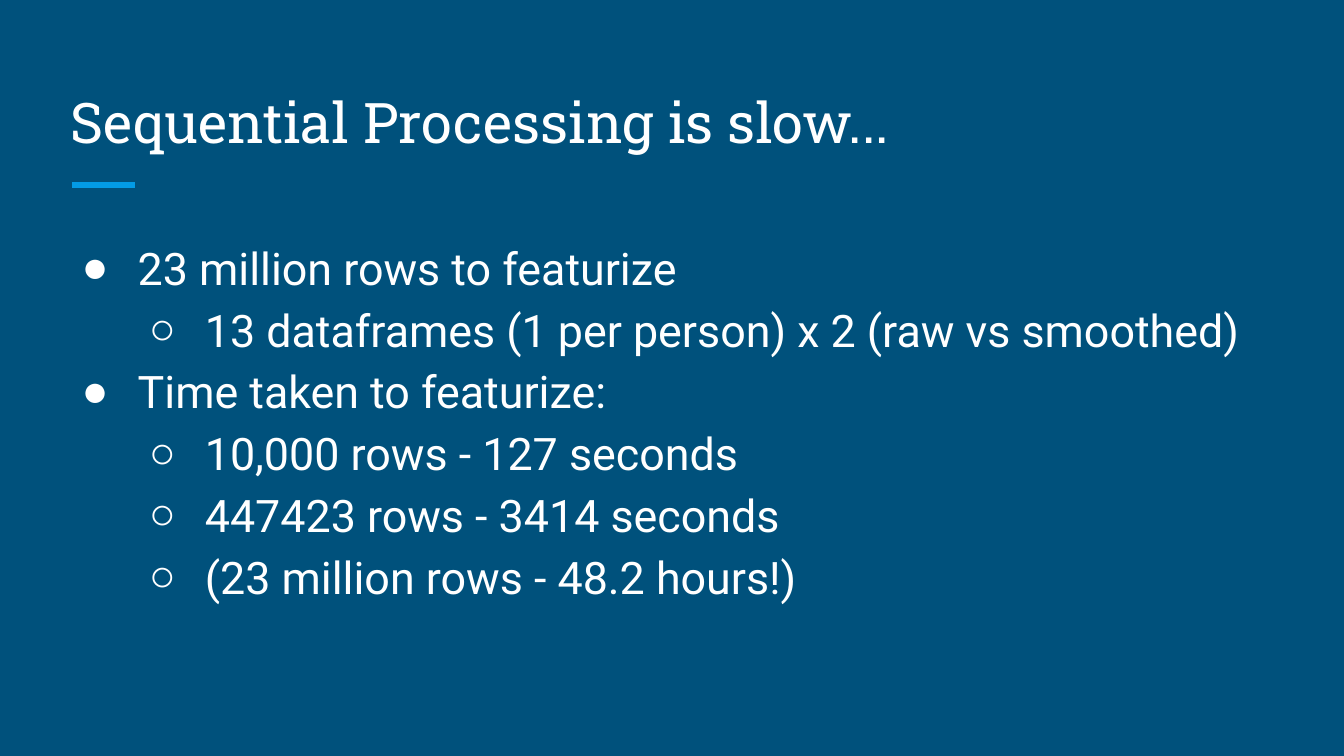
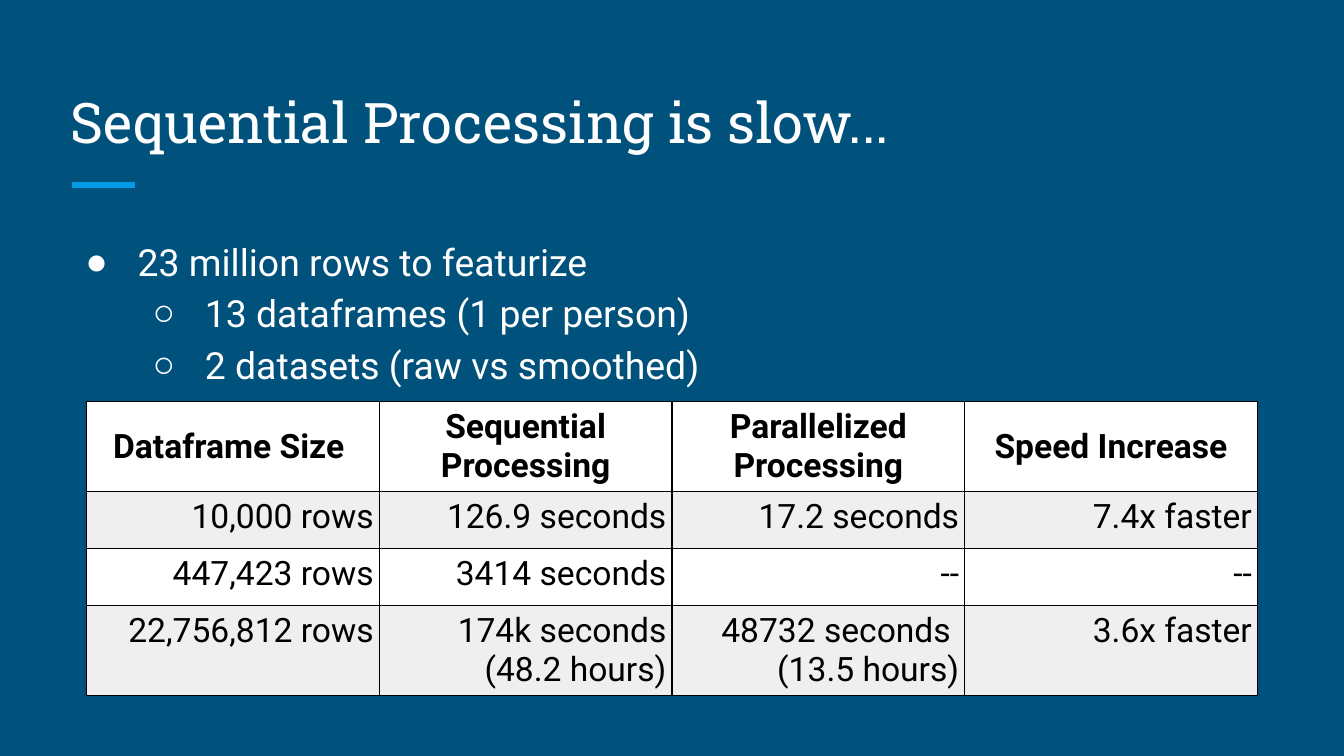
Before and after one commit to gracetang770/Capstone2_Detecting_Heavy_Drinking, a slide deck: slide 9 of Capstone_2_Final_Presentation.pptx. Drawn at 1344x756 pixels with LibreOffice and Linux fonts; fonts in the diff are those of the drawing. Boxes give left, top, right and bottom in pixels: in the first picture for what was removed or moved away, otherwise in the second. Text is boxed around its words. In the diff, an @@ line names an element or a change of style, - is before the commit and + after.

```diff
--- a/Capstone_2_Final_Presentation.pptx
+++ b/Capstone_2_Final_Presentation.pptx
@@ text at <box>138,247,587,277</box>: size 24 to 20 pt in "23 million rows to featurize"; indent changed @@
@@ text at <box>205,297,699,388</box>: text changed; size 24 to 20 pt @@
-  ○ 13 dataframes (1 per person) x 2 (raw vs smoothed)
-● Time taken to featurize:
-  ○ 10,000 rows - 127 seconds
-  ○ 447423 rows - 3414 seconds
-  ○ (23 million rows - 48.2 hours!)
+  ○ 13 dataframes (1 per person)
+  ○ 2 datasets (raw vs smoothed)
@@ table added at <box>86,402,1258,756</box>, 4 rows, 4 columns @@
+Dataframe Size | Sequential Processing | Parallelized Processing | Speed Increase
+10,000 rows | 126.9 seconds | 17.2 seconds | 7.4x faster
+447,423 rows | 3414 seconds | -- | --
+22,756,812 rows | 174k seconds (48.2 hours) | 48732 seconds (13.5 hours) | 3.6x faster
```
Also in this commit, not shown: 3 other slides changed, 1 other file.
